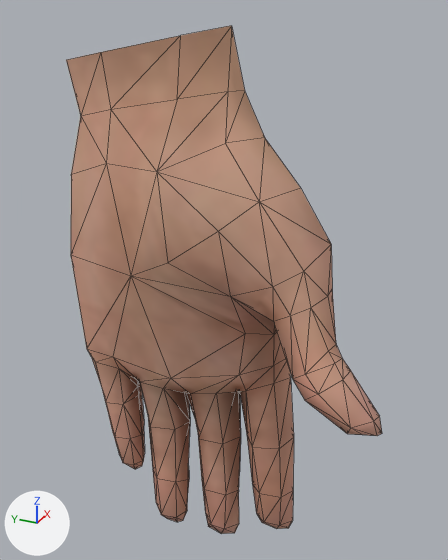
A saved change to the glTF model assets/character/character_hand_r.glb.
Both versions are drawn from a 50 mm lens placed at (-0.058, -0.112, -0.353), pointed at (0.143, -0.022, -0.454). Arrows for +X, +Y and +Z are at lower left; the lights stay in place. The picture after the commit comes second. Mesh edges are drawn as thin lines. Vertices at exactly the same position are counted once.

Objects in the first picture: 'tripo_node_bc81f8f9-a104-44a7-afac-f094b41faff7'.
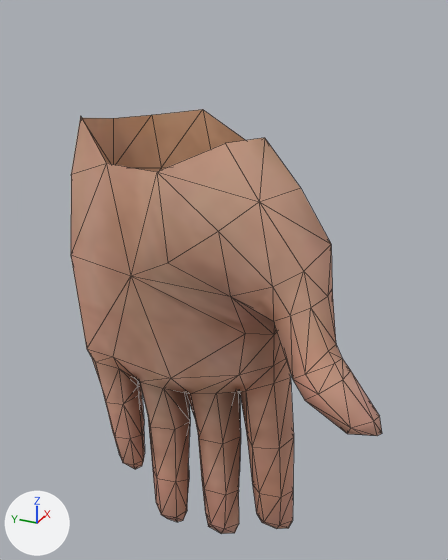
The newer file is also turned or shifted as a whole; pictures and numbers use the older file's frame.

Changed parts and their boxes (x1, y1, x2, y2) in the pictures (448 x 560 px):
'tripo_node_bc81f8f9-a104-44a7-afac-f094b41faff7', reshaped (16% shorter): before (66, 26, 382, 534); after (71, 109, 382, 534)
part 1 of me_meshes_0, deleted (beige): before (66, 26, 265, 172)

The change, as a list of edits to the scene's bpy script:
```text
Change me_meshes_0:
    used by ob_tripo_node_bc81f8f9_a104_44a7_afac_f094b41faff7; location = (0.0, 0.0, 0.0)
    remove me_meshes_0.from_pydata(...)  # 296 vertices, 581 faces; spans x 0.103..0.168, y -0.092..0.041, z -0.583..-0.362
    add me_meshes_0.from_pydata(...)  # 282 vertices, 552 faces; spans x 0.103..0.166, y -0.092..0.041, z -0.583..-0.392
    me_meshes_0 part 1
    14 vertices are removed from x 0.12..0.168, y -0.029..0.039, z -0.388..-0.362
    29 faces are deleted
```
